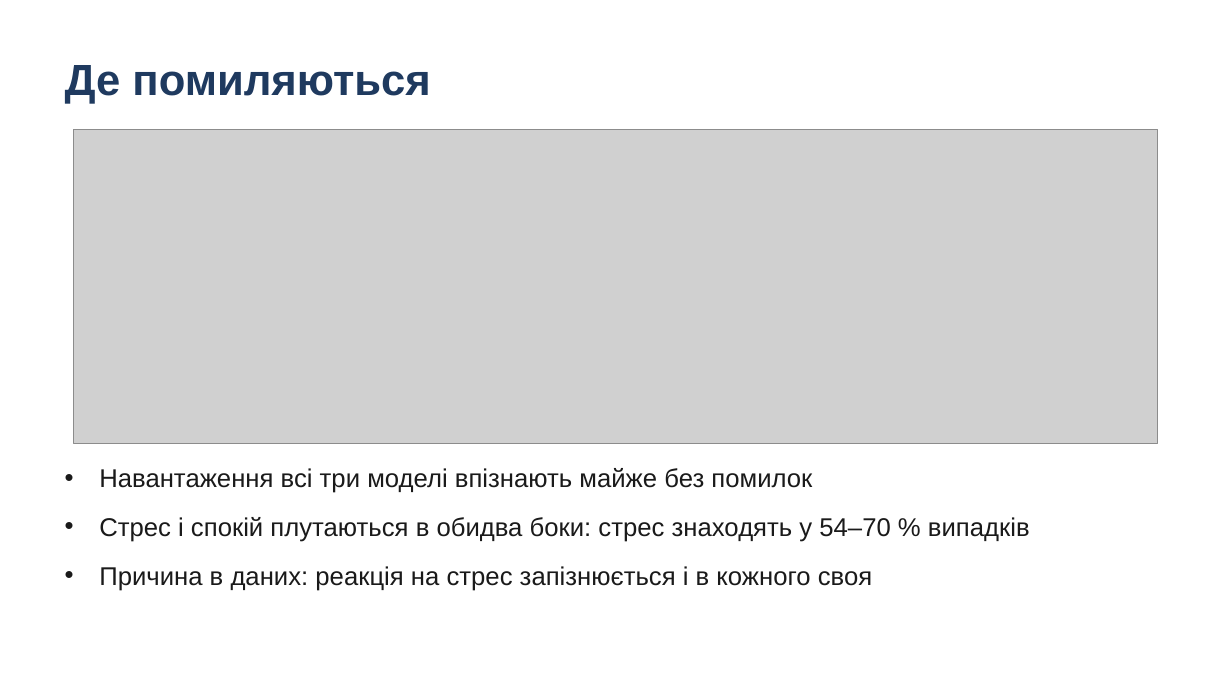
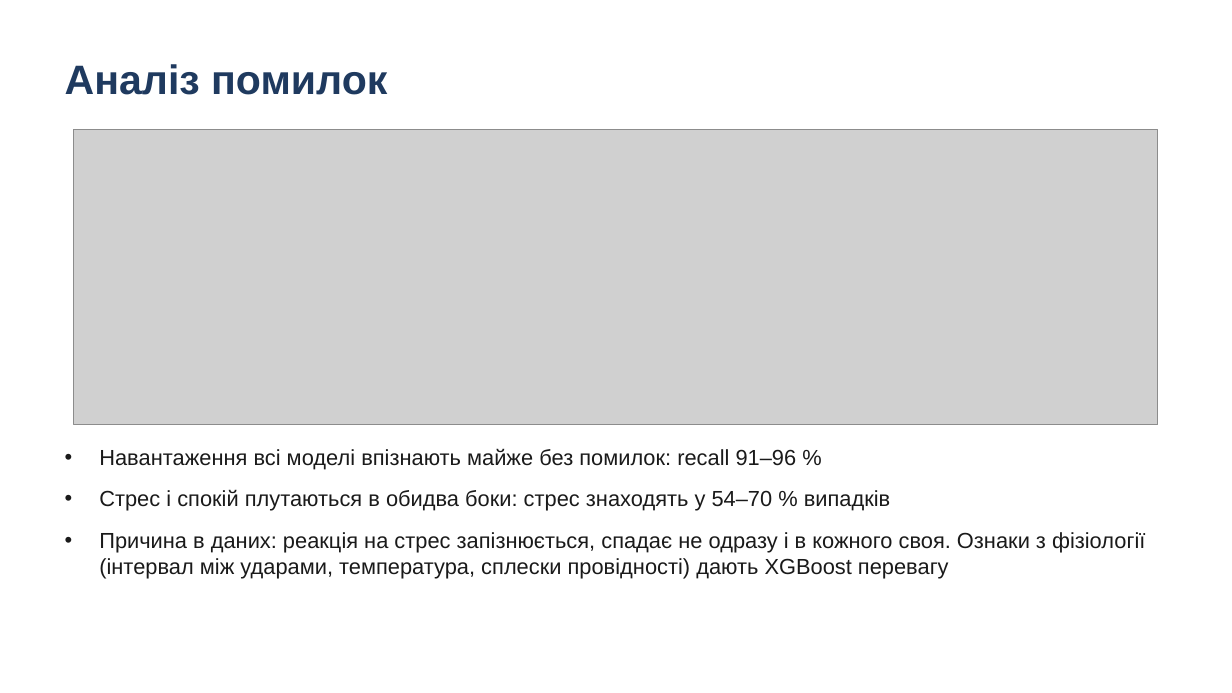
Before and after one commit to lukovskiy541/wearable-stress-exercise, a slide deck: slide 9 of presentation.pptx. Drawn at 1232x693 pixels with LibreOffice and Linux fonts; fonts in the diff are those of the drawing; grey boxes stand for pictures. Boxes give left, top, right and bottom in pixels: in the first picture for what was removed or moved away, otherwise in the second. Text is boxed around its words. In the diff, an @@ line names an element or a change of style, - is before the commit and + after.

Commit message:
Align presentation with lab guidelines

```diff
--- a/presentation.pptx
+++ b/presentation.pptx
@@ text at bbox=[65, 64, 387, 95]: text changed; size 34 to 32 pt @@
-Де помиляються
+Аналіз помилок
@@ picture: place and size @@
-picture at bbox=[74, 129, 1158, 444]
+picture at bbox=[74, 129, 1158, 425]
@@ text "Навантаження всі моделі впізнають майже ...": place and size @@
-text "Навантаження всі моделі впізнають майже ..." at bbox=[99, 468, 1030, 591]
+text "Навантаження всі моделі впізнають майже ..." at bbox=[99, 448, 1145, 579]
@@ text at bbox=[99, 448, 797, 470]: text changed; size 20 to 17 pt @@
-• Навантаження всі три моделі впізнають майже без помилок
+• Навантаження всі моделі впізнають майже без помилок: recall 91–96 %
@@ text at bbox=[99, 489, 891, 511]: size 20 to 17 pt in "Стрес і спокій плутаються в обидва боки: ..."; less space between paragraphs @@
@@ text at bbox=[99, 532, 1145, 579]: text changed; size 20 to 17 pt @@
-• Причина в даних: реакція на стрес запізнюється і в кожного своя
+• Причина в даних: реакція на стрес запізнюється, спадає не одразу і в кожного своя. Ознаки з фізіології (інтервал між ударами, температура, сплески провідності) дають XGBoost перевагу
```
Also in this commit, not shown: 5 other slides changed, 3 slides added, 4 slides removed, 2 other files.
